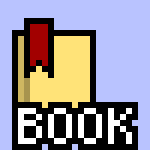
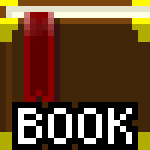
Layers edited between the first and the second 150 x 150 image:
removed layer "Background" over (0, 0, 150, 150)
added layer "bookmark ribbon" above "Background copy" over (18, 12, 60, 108)
added layer "Background copy" over (0, 0, 150, 150)
